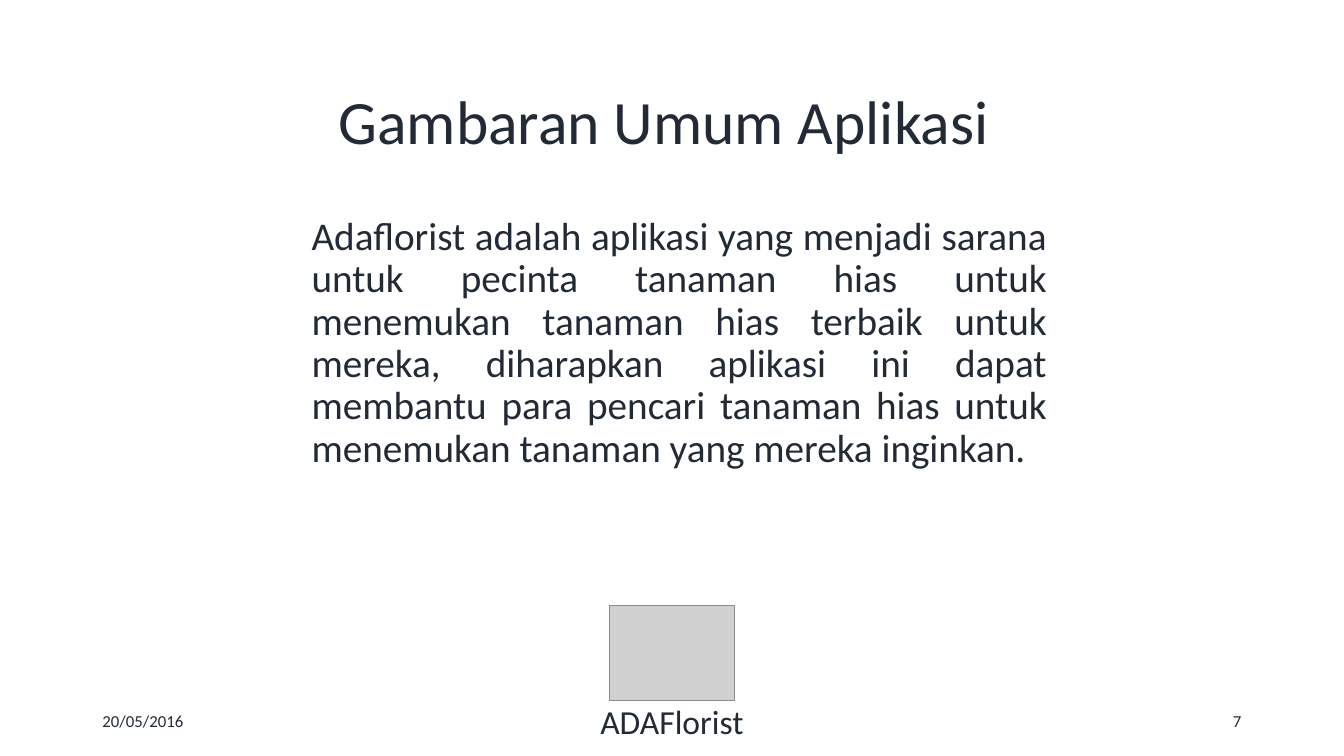
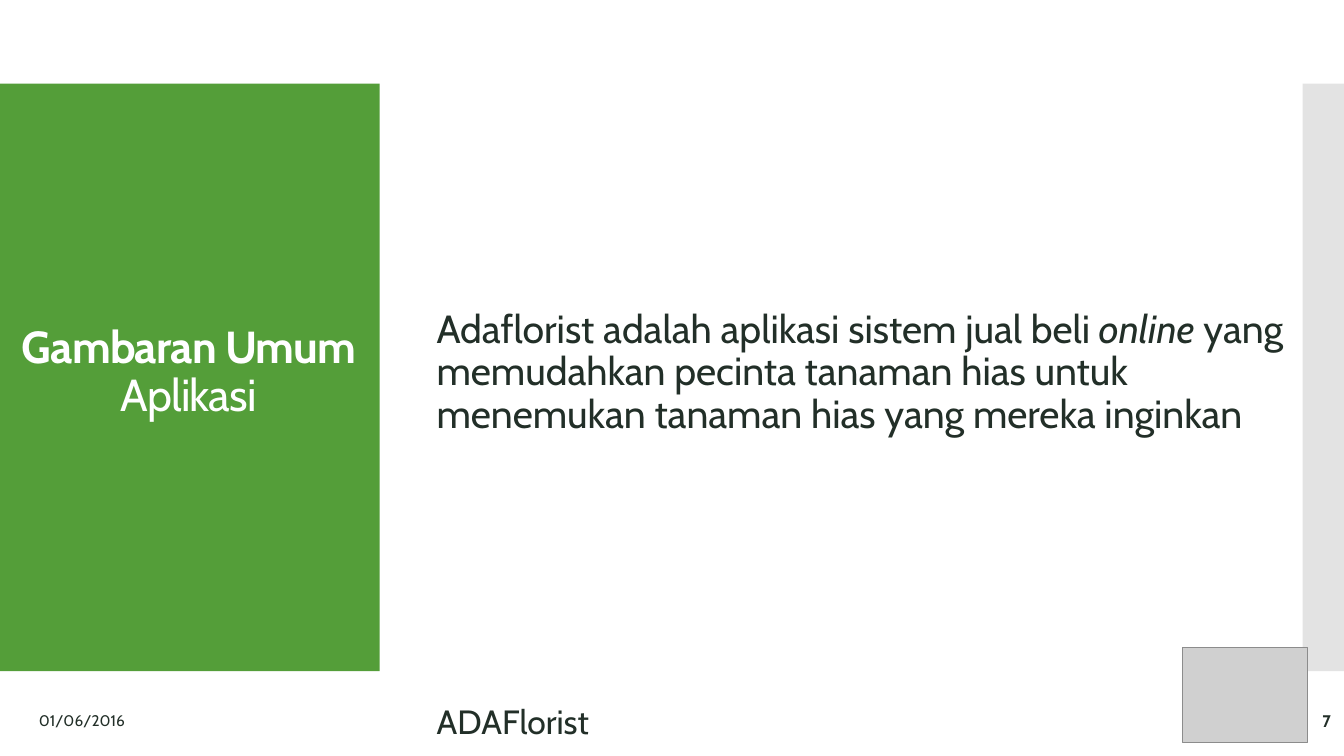
Before and after one commit to iqbalabiyoga/ADAFlorist, a slide deck: slide 7 of Adaflorist(1) - Presentasi.pptx. Drawn at 1344x756 pixels with LibreOffice and Linux fonts; fonts in the diff are those of the drawing; grey boxes stand for pictures. Boxes give left, top, right and bottom in pixels: in the first picture for what was removed or moved away, otherwise in the second. Text is boxed around its words. In the diff, an @@ line names an element or a change of style, - is before the commit and + after.

```diff
--- a/Adaflorist(1) - Presentasi.pptx
+++ b/Adaflorist(1) - Presentasi.pptx
@@ rectangle added at [0,84,380,671], fill #549E39 @@
@@ rectangle added at [1303,84,1344,671], fill #C8C8C8 at 50% opacity @@
@@ text "Gambaran Umum Aplikasi": place and size @@
-text "Gambaran Umum Aplikasi" at [339,101,989,154]
+text "Gambaran Umum Aplikasi" at [22,329,356,422]
@@ text "Gambaran Umum Aplikasi" at [22,329,356,422]: size 44 to 32 pt, font Calibri to Cabin, text colour #222A35 to #FFFFFF, letter spacing 0 to -0.6 pt; bold on in "Gambaran Umum" @@
@@ text removed at [312,222,1047,469] @@
-Adaflorist adalah aplikasi yang menjadi sarana untuk pecinta tanaman hias untuk menemukan tanaman hias terbaik untuk mereka, diharapkan aplikasi ini dapat membantu para pencari tanaman hias untuk menemukan tanaman yang mereka inginkan.
@@ text added at [437,313,1283,437], 28 pt, text #223028 @@
+Adaflorist adalah aplikasi sistem jual beli online yang memudahkan pecinta tanaman hias untuk menemukan tanaman hias yang mereka inginkan
@@ picture: place and size @@
-picture at [609,606,735,701]
+picture at [1183,647,1309,742]
@@ text at [39,715,125,728]: text changed; size 12 to 11 pt; font Calibri to Cabin; text colour #222A35 to #223028 @@
-20/05/2016
+01/06/2016
@@ text "ADAFlorist": place and size @@
-text "ADAFlorist" at [600,710,743,735]
+text "ADAFlorist" at [437,708,589,735]
@@ text "ADAFlorist" at [437,708,589,735]: font Calibri to Cabin, text colour #222A35 to #223028; alignment centre to left @@
@@ page number: place and size @@
-page number at [1233,716,1241,727]
+page number at [1322,715,1331,727]
@@ page number at [1322,715,1331,727]: font Calibri to Cabin, text colour #222A35 to #223028, bold on @@
```
Also in this commit, not shown: 10 other slides changed, 1 slide added, 6 slides removed.
